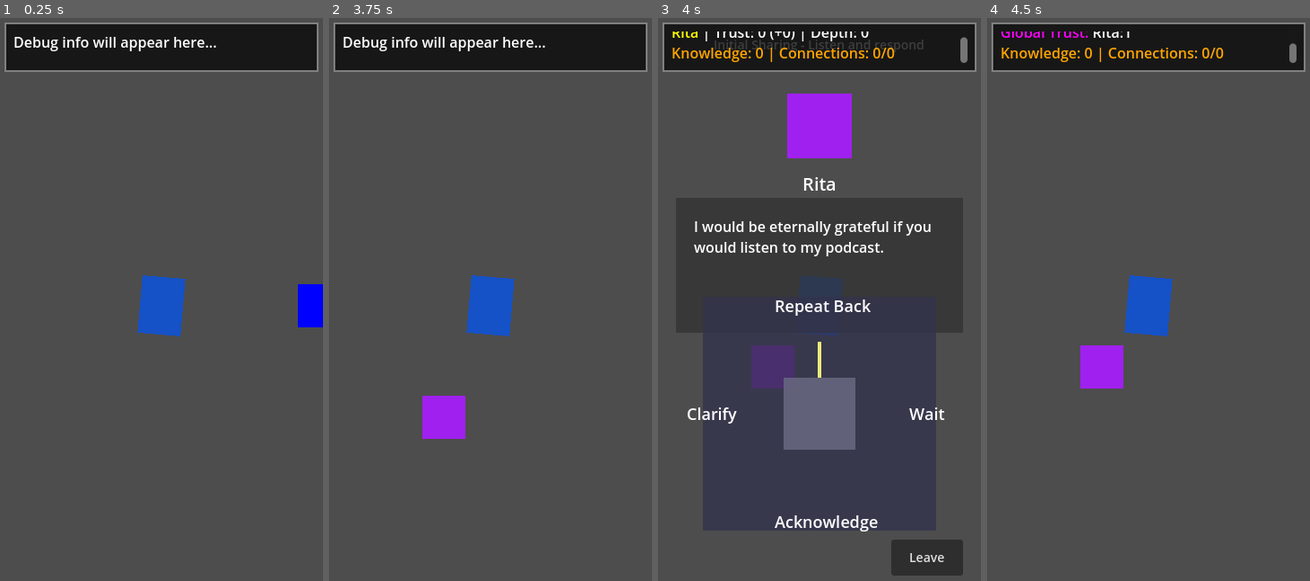
Above: before the commit, frames 1-4 (left to right).
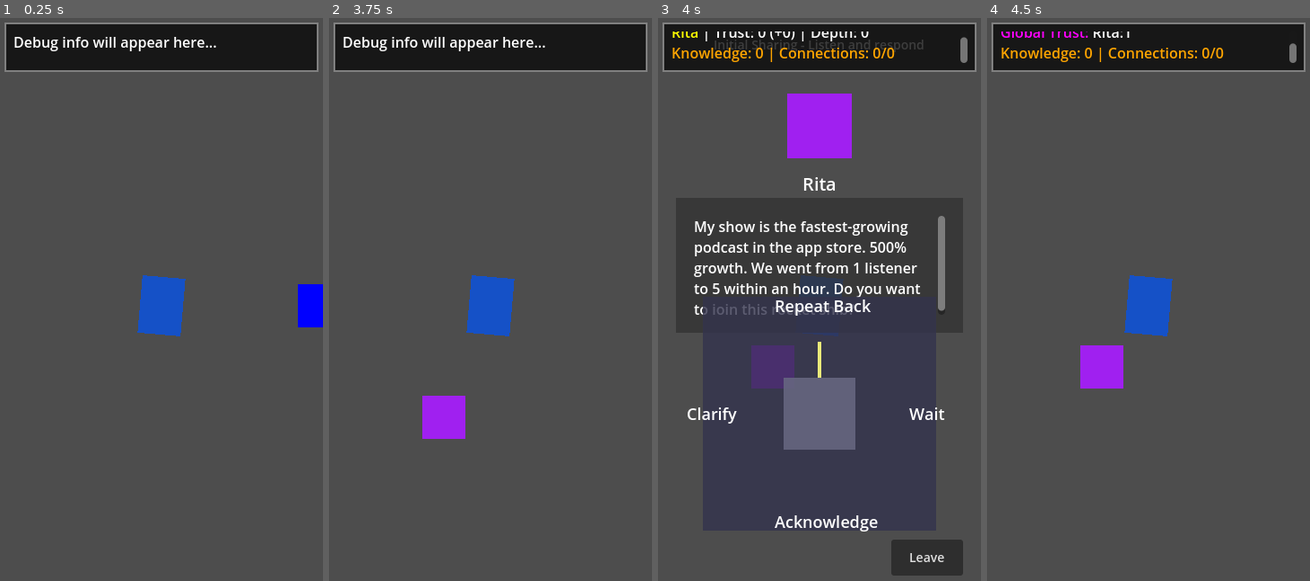
Above: after the commit, the same moments.

Repository: mgsrevolver/bedbound
Game: Godot game, scene res://scenes/Main.tscn
The game is run twice, just before and just after one commit, with the same random seed, the same clock (stepped at 60 frames per second) and the same inputs.
Inputs (mouse positions are in pixels of both pictures, inside the frame that each line leads up to):
- Up to frame 1 (0.25 s): no input
- Up to frame 2 (3.75 s): tap Enter at 0.5, 3.5 s; move the mouse to (474, 423) at 0.52 s; hold W (move_up) 0.53-1.25 s; click (474, 423) at 0.67 s; drag from (587, 389) to (490, 305) at 1.27 s; tap Space at 2 s; move the mouse to (393, 220) at 2.02 s; hold A (move_left) 2.03-2.75 s; drag from (506, 305) to (393, 220) at 2.77 s; move the mouse to (442, 164) at 3.52 s; hold S (move_down) from 3.53 s (still down)
- Up to frame 3 (4 s): keep holding S (move_down)
- Up to frame 4 (4.5 s): release S (move_down) at 4.25 s; click "Leave" at 4.25 s

Frames 1-2 are identical in both runs. In frame 3, 3.4% of the frame differs, in the area x 11-89%, y 35-53%; in frame 4, nothing differs.

Commit message:
rita dialogue

Diff:
--- a/scripts/npcs/Rita.gd
+++ b/scripts/npcs/Rita.gd
@@ -12,10 +12,10 @@
 
 	conversation_tree = {
 		"level_1": {
-			"text": "I would be eternally grateful if you would listen to my podcast.",
+			"text": "My show is the fastest-growing podcast in the app store. 500% growth. We went from 1 listener to 5 within an hour. Do you want to join this rocket ship?",
 			"branches": {
 				"wait": {
-					"text": "It's an auditory probability map of this town, and everyone in it. Now, before you respond – I know what you're going to say.",
+					"text": "I can see you calculating the mathematics of my success. Five listeners represents infinite potential. Each listener is a probability node in the network.",
 					"trust_change": 1,
 					"level_3": {
 						"wait": {
@@ -37,7 +37,7 @@
 					}
 				},
 				"acknowledge": {
-					"text": "I knew you'd be interested. In fact, I'd like to have you on as a guest. We can discuss what happened to you! There's so much gossip. You're like a cipher.",
+					"text": "I knew you'd recognize exponential growth when you see it. You have good instincts. Perfect guest material for when we hit the big leagues.",
 					"trust_change": 1,
 					"level_3": {
 						"acknowledge": {
@@ -59,7 +59,7 @@
 					}
 				},
 				"clarify": {
-					"text": "That's right. A podcast. It's like hanging out with your best friends, but you don't have to get dressed, or brush your teeth, or contribute, or risk anything. Really you just have to have a pulse.",
+					"text": "Why wouldn't you want to join? Look, I understand skepticism, but the numbers don't lie. We're talking about 500% growth in real-time.",
 					"trust_change": 0,
 					"level_3": {
 						"wait": {
@@ -81,7 +81,7 @@
 					}
 				},
 				"reflect": {
-					"text": "YOU have a podcast? I'm sure that's... interesting. Could you tell me more about it?",
+					"text": "'Rocket ship?' Yes, exactly. That's precisely the terminology venture capitalists use. You understand the landscape.",
 					"trust_change": 2,
 					"level_3": {
 						"reflect": {
